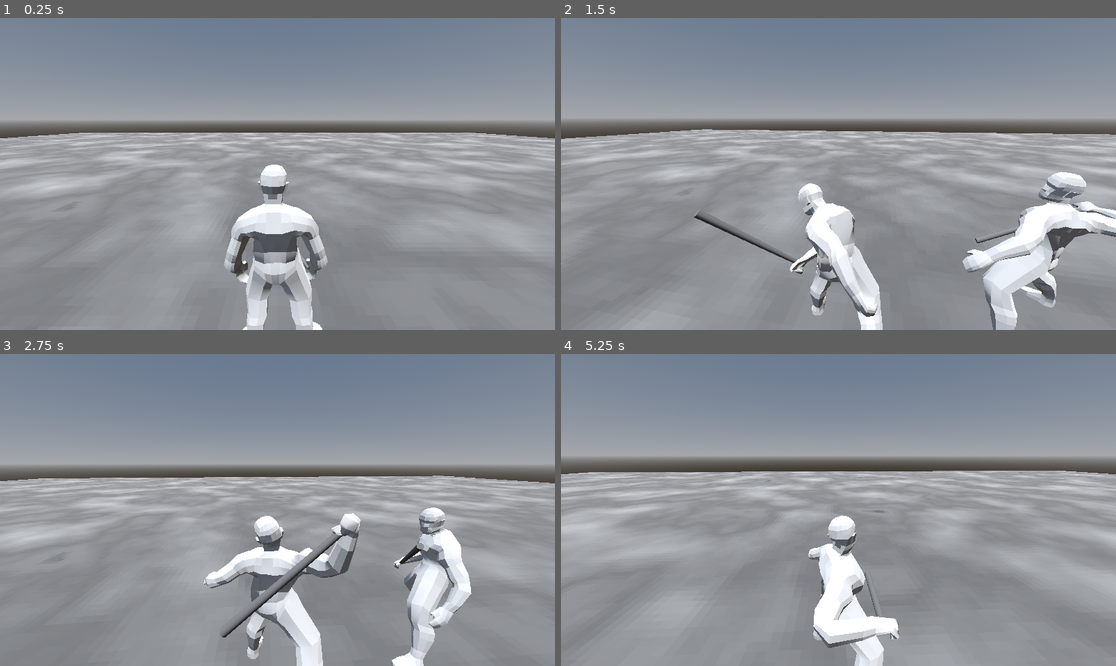
Above: before the commit, frames 1-4 (two rows, left to right).
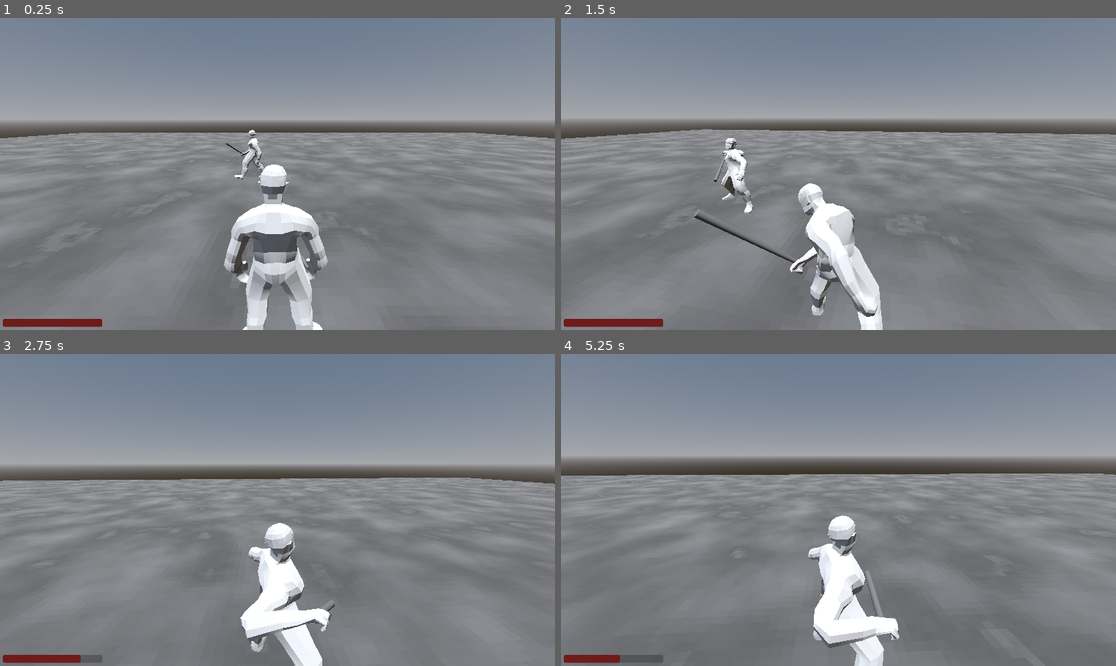
Above: after the commit, the same moments.

Repository: userext122021/godot_rpg_project
Game: Godot game, scene res://main.tscn
Two runs of this game, one before a commit and one after it. Both use one fixed random seed, a clock stepped at 60 frames per second and the inputs below.
Inputs (mouse positions are in pixels of both pictures, inside the frame that each line leads up to):
- Up to frame 1 (0.25 s): no input
- Up to frame 2 (1.5 s): move the mouse to (866, 174) at 0.52 s; press the mouse at (866, 174) at 0.53 s; hold W (move_forward) from 0.53 s (still down); tap Space (jump) at 0.77, 1.07 s; tap Shift (run) at 0.8, 1.35 s; move the mouse to (810, 174) at 1.27 s; release the mouse at (810, 174) at 1.28 s
- Up to frame 3 (2.75 s): keep holding W (move_forward); tap Space (jump) at 1.52, 1.55, 1.82, 2.1 s; move the mouse to (288, 503) at 2.02 s; press the mouse at (288, 503) at 2.03 s
- Up to frame 4 (5.25 s): keep holding W (move_forward); move the mouse to (832, 516) at 2.77 s; release the mouse at (832, 516) at 2.78 s; click (832, 516) at 2.85 s; tap Space (jump) at 3.02, 3.32, 3.77, 3.8, 4.07, 4.52, 4.82 s; tap Shift (run) at 3.05, 4.35 s; move the mouse to (877, 513) at 3.52 s; hold Right mouse button (block) 3.53-4.28 s; move the mouse to (794, 506) at 4.27 s; click (794, 506) at 4.55 s; move the mouse to (844, 510) at 5.02 s; press the mouse at (844, 510) at 5.03 s

The runs differ from the first frame. In frame 1, 26% of the frame differs, in the area x 0-100%, y 35-100%; in frame 2, 30%; in frame 3, 30%; in frame 4, 34%, in the area x 0-100%, y 37-100%.

Commit message:
перенес инвентарь и подбираемые предметы

Diff:
--- a/core/entities/base_entity.gd
+++ b/core/entities/base_entity.gd
@@ -11,6 +11,8 @@
 @export var jump_velocity := 4.5
 @export var rotation_speed:float=3.0
 @export var hp:float=20
+@export var max_hp:float=20
+@export var regen_hp_per_second:float=1.0
 @export var weapon:BaseWeapon
 #@export var detection_radius:float=10.0
 @export var friction:float=100
@@ -185,3 +187,6 @@
 		return
 	weapon=w
 	w.owner_body=self
+
+func regen_hp(delta:float):
+	hp+=regen_hp_per_second*delta
--- a/core/entities/base_player/base_player.gd
+++ b/core/entities/base_player/base_player.gd
@@ -4,6 +4,7 @@
 @export var mouse_sensitivity := 0.002
 
 @onready var camera = $Camera3D
+@onready var inventory:Inventory=$Inventory
 
 func _ready():
 	super._ready()
@@ -62,7 +63,7 @@
 
 	move_and_slide()
 	update_animation()
-
+	regen_hp(delta)
 func die():
 	print("DEBUG: player is dying")
 	queue_free()
--- a/core/entities/base_player/base_player.tscn
+++ b/core/entities/base_player/base_player.tscn
@@ -1,20 +1,14 @@
-[gd_scene load_steps=3 format=3 uid="uid://nfkq1v6rhxve"]
+[gd_scene load_steps=4 format=3 uid="uid://nfkq1v6rhxve"]
 
 [ext_resource type="PackedScene" uid="uid://ddogphajaj252" path="res://core/entities/base_entity.tscn" id="1_svk8i"]
 [ext_resource type="Script" uid="uid://xex5iau2x38" path="res://core/entities/base_player/base_player.gd" id="2_m3cve"]
+[ext_resource type="PackedScene" uid="uid://cv3lor33tvxk7" path="res://core/entities/inventory/inventory.tscn" id="3_x7wun"]
 
 [node name="BasePlayer" instance=ExtResource("1_svk8i")]
 script = ExtResource("2_m3cve")
-mouse_sensitivity = null
-entity_type = null
-speed = null
-walking_speed = null
-running_speed = null
-jump_velocity = null
-rotation_speed = null
-hp = null
-friction = null
-knockingback_interval = null
+mouse_sensitivity = 0.002
 
 [node name="Camera3D" type="Camera3D" parent="." index="2"]
 transform = Transform3D(1, 0, 0, 0, 0.9659259, 0.25881907, 0, -0.25881907, 0.9659258, 0, 2.1000001, 1.4000001)
+
+[node name="Inventory" parent="." index="3" instance=ExtResource("3_x7wun")]
--- /dev/null
+++ b/core/entities/inventory/inventory.gd
@@ -0,0 +1,86 @@
+extends Node
+class_name Inventory
+
+signal item_used(item_name:String)
+
+var items = {} # Формат: {"wood": 10.0}
+var recipes = {} # Формат: {"axe": RecipeData}
+var items_data={}
+
+
+func add_item(item_name: String, amount: float):
+	if items.has(item_name):
+		items[item_name] += amount
+	else:
+		items[item_name] = amount
+
+func add_item_data(data:PickableData):
+	if items_data.has(data.pickable_name):
+		return
+	items_data[data.pickable_name]=data.duplicate()
+
+func remove_item(item_name: String, amount: float):
+	if items.has(item_name):
+		items[item_name] -= amount
+		if items[item_name] <= 0:
+			items.erase(item_name) # Полностью удаляем предмет, если его 0
+
+func get_amount_of(item_name: String) -> float:
+	return items.get(item_name, 0.0)
+
+func get_recipe(recipe_name: String) -> RecipeData:
+	return recipes.get(recipe_name)
+
+func has_item(item_name: String) -> bool:
+	return items.has(item_name) and items[item_name] > 0
+
+func has_recipe(recipe_name: String) -> bool:
+	return recipes.has(recipe_name)
+
+func can_craft(recipe_name: String) -> bool:
+	var recipe = get_recipe(recipe_name)
+	if not recipe: return false
+
+	for ingredient in recipe.ingredients.keys():
+		var required_amount = recipe.ingredients.get(ingredient)
+		if get_amount_of(ingredient) < required_amount:
+			return false
+	return true
+
+func craft(recipe_name: String):
+	if not can_craft(recipe_name):
+		return
+
+	var recipe = get_recipe(recipe_name)
+	# Убираем ресурсы
+	for ingredient in recipe.ingredients.keys():
+		remove_item(ingredient, recipe.ingredients.get(ingredient))
+
+	# Добавляем результат (предполагаем, что в RecipeData есть result_name и result_amount)
+	add_item(recipe.result_name, recipe.result_amount)
+
+
+func add_recipe(recipe_name: String, recipe_data: RecipeData):
+	recipes[recipe_name] = recipe_data
+
+
+func use_item(item_name:String):
+	if not has_item(item_name):
+		return
+	#if items_data.has(item_name):
+	#	var data:PickableData=items_data[item_name]
+	#	if data.is_usable:
+	#		remove_item(item_name,1.0)
+	#		item_used.emit(item_name)
+	item_used.emit(item_name)
+
+func get_item_data(item_name:String) -> PickableData:
+	if items_data.has(item_name):
+		return items_data[item_name]
+	return null
+
+func is_item_usable(item_name:String) -> bool:
+	var d:PickableData=get_item_data(item_name)
+	if not d:
+		return false
+	return d.is_usable
--- /dev/null
+++ b/core/entities/inventory/inventory.tscn
@@ -0,0 +1,6 @@
+[gd_scene load_steps=2 format=3 uid="uid://cv3lor33tvxk7"]
+
+[ext_resource type="Script" uid="uid://cph0jve0if0dx" path="res://core/entities/inventory/inventory.gd" id="1_1frll"]
+
+[node name="Inventory" type="Node"]
+script = ExtResource("1_1frll")
--- /dev/null
+++ b/core/entities/inventory/recipe_data.gd
@@ -0,0 +1,11 @@
+extends Resource
+class_name RecipeData
+
+@export var recipe_name:String
+@export var recipe_result:String
+@export var recipe_result_amount:float
+@export var description:String
+@export var recipe_category:String
+@export var ingredients={}
+@export var result_name:String
+@export var result_amount:float=1.0
--- /dev/null
+++ b/core/entities/stats_data.gd
@@ -0,0 +1,5 @@
+extends Resource
+class_name StatsData
+
+
+@export var hp:float
--- /dev/null
+++ b/core/pickable/base_pickable.gd
@@ -0,0 +1,26 @@
+extends Node3D
+class_name BasePickable
+
+signal item_picked_up(item_name:String,item_category:String,item_amount:float)
+
+@export var pickable_name:String="unknown_item"
+@export var pickable_category:String="unknown_caqtegory"
+@export var radius:float=2.0
+@export var amount:float=1.0
+@export var data:PickableData
+
+func _ready() -> void:
+	$Area3D/CollisionShape3D.shape.radius=radius
+
+
+func _on_area_3d_body_entered(body: Node3D) -> void:
+	if body.has_node("Inventory"):
+		var inv:Inventory=body.get_node("Inventory")
+		inv.add_item(pickable_name,amount)
+		var d=inv.get_item_data(pickable_name)
+		if not d:
+			if data:
+				inv.add_item_data(data.duplicate())
+		item_picked_up.emit(pickable_name,pickable_category,amount)
+		queue_free()
+	pass # Replace with function body.
--- /dev/null
+++ b/core/pickable/base_pickable.tscn
@@ -0,0 +1,24 @@
+[gd_scene load_steps=4 format=3 uid="uid://dyj5ecitscci1"]
+
+[ext_resource type="Script" uid="uid://bqw0rxbkux64a" path="res://core/pickable/base_pickable.gd" id="1_gn1ag"]
+
+[sub_resource type="SphereMesh" id="SphereMesh_q8jy7"]
+radius = 0.2
+height = 0.2
+
+[sub_resource type="SphereShape3D" id="SphereShape3D_gn1ag"]
+
+[node name="BasePickable" type="Node3D"]
+script = ExtResource("1_gn1ag")
+
+[node name="MeshInstance3D" type="MeshInstance3D" parent="."]
+transform = Transform3D(1, 0, 0, 0, 1, 0, 0, 0, 1, 0, 0.4, 0)
+mesh = SubResource("SphereMesh_q8jy7")
+
+[node name="Area3D" type="Area3D" parent="."]
+transform = Transform3D(1, 0, 0, 0, 1, 0, 0, 0, 1, 0, 0.5, 0)
+
+[node name="CollisionShape3D" type="CollisionShape3D" parent="Area3D"]
+shape = SubResource("SphereShape3D_gn1ag")
+
+[connection signal="body_entered" from="Area3D" to="." method="_on_area_3d_body_entered"]
--- /dev/null
+++ b/core/pickable/pickable_data.gd
@@ -0,0 +1,7 @@
+extends Resource
+class_name PickableData
+
+
+@export var pickable_name:String="unknown_pickable"
+@export var pickable_category:String="unknown_pickable_category"
+@export var is_usable:bool=true
--- /dev/null
+++ b/core/ui/ui.gd
@@ -0,0 +1,21 @@
+extends Control
+class_name UI
+
+@onready var hp_progress_bar:ProgressBar=$HpProgressBar
+
+@export var player_body:BasePlayer
+@export var update_interval:float=0.5
+var update_timer:float=0
+
+func update_stats():
+	if not player_body:
+		return
+	hp_progress_bar.max_value=player_body.max_hp
+	hp_progress_bar.value=player_body.hp
+	#print(hp_progress_bar.value)
+
+func _process(delta: float) -> void:
+	update_timer-=delta
+	if update_timer<=0:
+		update_timer=update_interval
+		update_stats()
--- /dev/null
+++ b/core/ui/ui.tscn
@@ -0,0 +1,34 @@
+[gd_scene load_steps=3 format=3 uid="uid://cbdnrebmqak8t"]
+
+[ext_resource type="Script" uid="uid://cm11qdgfocw7v" path="res://core/ui/ui.gd" id="1_gje2l"]
+
+[sub_resource type="StyleBoxFlat" id="StyleBoxFlat_gje2l"]
+content_margin_left = 2.0
+content_margin_top = 2.0
+content_margin_right = 2.0
+content_margin_bottom = 2.0
+bg_color = Color(0.43, 0.1075, 0.1075, 1)
+corner_radius_top_left = 6
+corner_radius_top_right = 6
+corner_radius_bottom_right = 6
+corner_radius_bottom_left = 6
+corner_detail = 6
+
+[node name="Ui" type="Control"]
+layout_mode = 3
+anchors_preset = 15
+anchor_right = 1.0
+anchor_bottom = 1.0
+grow_horizontal = 2
+grow_vertical = 2
+mouse_filter = 2
+script = ExtResource("1_gje2l")
+
+[node name="HpProgressBar" type="ProgressBar" parent="."]
+layout_mode = 0
+offset_left = 10.0
+offset_top = 1042.0
+offset_right = 354.0
+offset_bottom = 1069.0
+theme_override_styles/fill = SubResource("StyleBoxFlat_gje2l")
+show_percentage = false
--- a/main.tscn
+++ b/main.tscn
@@ -1,7 +1,7 @@
 [gd_scene load_steps=2 format=3 uid="uid://dvvaed3c54v03"]
 
-[ext_resource type="PackedScene" uid="uid://do0f58y8blt0p" path="res://test/test_animation_scene/test_animation_scene.tscn" id="1_ig7tw"]
+[ext_resource type="PackedScene" uid="uid://b2adely2apded" path="res://test/test_items_scene/test_items.tscn" id="1_ig7tw"]
 
 [node name="Main" type="Node"]
 
-[node name="TestAnimationScene" parent="." instance=ExtResource("1_ig7tw")]
+[node name="TestItems" parent="." instance=ExtResource("1_ig7tw")]
--- a/test/base_test_scene/base_test_scene.tscn
+++ b/test/base_test_scene/base_test_scene.tscn
@@ -12,8 +12,21 @@
 [sub_resource type="BoxShape3D" id="BoxShape3D_v8gnx"]
 size = Vector3(64, 1, 64)
 
+[sub_resource type="Gradient" id="Gradient_j7gk0"]
+offsets = PackedFloat32Array(0, 0.15333334, 0.25833333, 1)
+colors = PackedColorArray(0.52312034, 0.5231203, 0.5231203, 1, 0.8473985, 0.8473985, 0.8473985, 1, 0.6887842, 0.6887842, 0.6887842, 1, 1, 1, 1, 1)
+
+[sub_resource type="FastNoiseLite" id="FastNoiseLite_6n7t7"]
+frequency = 0.0468
+
+[sub_resource type="NoiseTexture2D" id="NoiseTexture2D_nexbu"]
+noise = SubResource("FastNoiseLite_6n7t7")
+color_ramp = SubResource("Gradient_j7gk0")
+
 [sub_resource type="StandardMaterial3D" id="StandardMaterial3D_2k6v7"]
 albedo_color = Color(0.52906674, 0.5290667, 0.5290667, 1)
+albedo_texture = SubResource("NoiseTexture2D_nexbu")
+texture_filter = 0
 
 [sub_resource type="PlaneMesh" id="PlaneMesh_4ojrk"]
 material = SubResource("StandardMaterial3D_2k6v7")
--- /dev/null
+++ b/test/base_test_scene/test_enemy.gd
@@ -0,0 +1,2 @@
+extends BaseAnimatedEnemy
+class_name TestEnemy
--- /dev/null
+++ b/test/base_test_scene/test_enemy.tscn
@@ -0,0 +1,22 @@
+[gd_scene load_steps=4 format=3 uid="uid://eymq1jqda0gp"]
+
+[ext_resource type="PackedScene" uid="uid://br81vh3plelkt" path="res://core/entities/base_enemy/base_animated_enemy.tscn" id="1_jr8kd"]
+[ext_resource type="PackedScene" uid="uid://cf11hx406ss10" path="res://core/weapon/base_weapon.tscn" id="2_53dad"]
+[ext_resource type="Script" uid="uid://cviro3hvlwm4c" path="res://test/base_test_scene/test_enemy.gd" id="2_m562m"]
+
+[node name="TestEnemy" node_paths=PackedStringArray("weapon") instance=ExtResource("1_jr8kd")]
+collision_layer = 4
+script = ExtResource("2_m562m")
+weapon = NodePath("base_character/Armature/Skeleton3D/mixamorig_RightHandIndex1/weapon_marker/BaseWeapon")
+
+[node name="Area3D" parent="." index="2"]
+collision_mask = 2
+
+[node name="BaseWeapon" parent="base_character/Armature/Skeleton3D/mixamorig_RightHandIndex1/weapon_marker" index="0" instance=ExtResource("2_53dad")]
+transform = Transform3D(-1, -3.7338975e-08, -8.742278e-08, -3.733896e-08, 1, -1.3411046e-07, 8.742278e-08, -1.3411046e-07, -1, 0, 0, 0)
+
+[node name="RayCast3D" parent="base_character/Armature/Skeleton3D/mixamorig_RightHandIndex1/weapon_marker/BaseWeapon" index="0"]
+collision_mask = 2
+
+[editable path="base_character"]
+[editable path="base_character/Armature/Skeleton3D/mixamorig_RightHandIndex1/weapon_marker/BaseWeapon"]
--- /dev/null
+++ b/test/base_test_scene/test_player.tscn
@@ -0,0 +1,23 @@
+[gd_scene load_steps=4 format=3 uid="uid://7dnsn55do1h5"]
+
+[ext_resource type="PackedScene" uid="uid://e44ntu6ugu38" path="res://core/entities/base_player/base_animated_player.tscn" id="1_kw3ox"]
+[ext_resource type="PackedScene" uid="uid://cf11hx406ss10" path="res://core/weapon/base_weapon.tscn" id="2_mvldb"]
+[ext_resource type="PackedScene" uid="uid://cbdnrebmqak8t" path="res://core/ui/ui.tscn" id="3_mvldb"]
+
+[node name="TestPlayer" node_paths=PackedStringArray("weapon") instance=ExtResource("1_kw3ox")]
+collision_layer = 2
+collision_mask = 7
+weapon = NodePath("base_character/Armature/Skeleton3D/mixamorig_RightHandIndex1/weapon_marker/BaseWeapon")
+
+[node name="BaseWeapon" parent="base_character/Armature/Skeleton3D/mixamorig_RightHandIndex1/weapon_marker" index="0" instance=ExtResource("2_mvldb")]
+transform = Transform3D(-1, -3.7338975e-08, -8.742278e-08, -3.733896e-08, 1, -1.3411046e-07, 8.742278e-08, -1.3411048e-07, -1, 0, 0, 0)
+knockback_force = 25.0
+
+[node name="RayCast3D" parent="base_character/Armature/Skeleton3D/mixamorig_RightHandIndex1/weapon_marker/BaseWeapon" index="0"]
+collision_mask = 4
+
+[node name="Ui" parent="." index="5" node_paths=PackedStringArray("player_body") instance=ExtResource("3_mvldb")]
+player_body = NodePath("..")
+
+[editable path="base_character"]
+[editable path="base_character/Armature/Skeleton3D/mixamorig_RightHandIndex1/weapon_marker/BaseWeapon"]
--- a/test/test_animation_scene/test_animation_scene.gd
+++ b/test/test_animation_scene/test_animation_scene.gd
@@ -5,7 +5,7 @@
 @export var enemy_scene:PackedScene
 var timer:float=0
 var max_time:float=15
-@onready var player:BasePlayer=$BaseAnimatedPlayer
+@onready var player:BasePlayer=$TestPlayer
 
 func _ready() -> void:
 	player.tree_exited.connect(on_player_died)
--- a/test/test_animation_scene/test_animation_scene.tscn
+++ b/test/test_animation_scene/test_animation_scene.tscn
@@ -1,10 +1,9 @@
-[gd_scene load_steps=10 format=3 uid="uid://do0f58y8blt0p"]
+[gd_scene load_steps=9 format=3 uid="uid://do0f58y8blt0p"]
 
 [ext_resource type="PackedScene" uid="uid://6hs4q7gqlkvo" path="res://test/base_test_scene/base_test_scene.tscn" id="1_f6vpg"]
 [ext_resource type="Script" uid="uid://f14gilwqkyy0" path="res://test/test_animation_scene/test_animation_scene.gd" id="2_wmu0b"]
-[ext_resource type="PackedScene" uid="uid://e44ntu6ugu38" path="res://core/entities/base_player/base_animated_player.tscn" id="2_yrhin"]
-[ext_resource type="PackedScene" uid="uid://cf11hx406ss10" path="res://core/weapon/base_weapon.tscn" id="3_wbqyu"]
 [ext_resource type="PackedScene" uid="uid://cayaf0kklgoai" path="res://test/test_animation_scene/enemy.tscn" id="3_wmu0b"]
+[ext_resource type="PackedScene" uid="uid://7dnsn55do1h5" path="res://test/base_test_scene/test_player.tscn" id="5_wmu0b"]
 
 [sub_resource type="Gradient" id="Gradient_wmu0b"]
 offsets = PackedFloat32Array(0, 0.11486486, 0.21114865, 0.375, 1)
@@ -29,105 +28,4 @@
 [node name="MeshInstance3D" parent="Ground" index="1"]
 surface_material_override/0 = SubResource("StandardMaterial3D_lw8du")
 
-[node name="BaseAnimatedPlayer" parent="." index="3" node_paths=PackedStringArray("weapon") instance=ExtResource("2_yrhin")]
-collision_layer = 2
-collision_mask = 7
-mouse_sensitivity = 0.002
-entity_type = "unknown"
-speed = 5.0
-walking_speed = 5.0
-running_speed = 15.0
-jump_velocity = 4.5
-rotation_speed = 3.0
-hp = 20.0
-weapon = NodePath("base_character/Armature/Skeleton3D/mixamorig_RightHandIndex1/weapon_marker/BaseWeapon")
-friction = 100.0
-knockingback_interval = 0.2
-
-[node name="Skeleton3D" parent="BaseAnimatedPlayer/base_character/Armature" index="0"]
-bones/0/position = Vector3(2.1193223, -1.6928909, -94.701126)
-bones/0/rotation = Quaternion(-0.6024668, -0.26686946, 0.3314511, 0.6752441)
-bones/1/position = Vector3(3.5762787e-07, 7.866893, -0.7244017)
-bones/1/rotation = Quaternion(0.049354274, 0.026669623, -0.013331742, 0.99833626)
-bones/2/position = Vector3(-6.589107e-07, 9.216893, -1.9799922e-06)
-bones/2/rotation = Quaternion(0.051304262, 0.053406127, -0.029988142, 0.99680316)
-bones/3/position = Vector3(-2.9802322e-07, 10.533492, 1.3113024e-06)
-bones/3/rotation = Quaternion(-0.05184936, 0.056225035, -0.024237163, 0.9967763)
-bones/4/position = Vector3(1.1920929e-06, 11.850198, 1.9907404e-06)
-bones/4/rotation = Quaternion(0.06569276, 0.0815937, 0.0030925565, 0.9944936)
-bones/5/rotation = Quaternion(-0.04159439, 0.19943745, -0.037356902, 0.9783144)
-bones/7/position = Vector3(7.2004, 9.197992, -0.25119996)
-bones/7/rotation = Quaternion(-0.6572468, -0.32230148, 0.52587163, -0.43313682)
-bones/8/position = Vector3(-2.3989935e-06, 15.086298, 1.4256321e-05)
-bones/8/rotation = Quaternion(0.21632078, -0.07535213, 0.016993681, 0.9732619)
-bones/9/position = Vector3(2.0506347e-07, 31.637112, -5.735216e-06)
-bones/9/rotation = Quaternion(0.10488355, -0.1590558, 0.23654045, 0.95275885)
-bones/10/position = Vector3(2.1800356e-06, 31.4241, 2.1063952e-06)
-bones/10/rotation = Quaternion(-0.05601367, 0.0028014656, 0.028142892, 0.9980294)
-bones/11/position = Vector3(-3.5664978, 0.78050166, 9.041811e-06)
-bones/11/rotation = Quaternion(0.06625938, 0.37897274, 0.10425027, 0.91712666)
-bones/12/position = Vector3(-1.2548934, 2.6374037, -6.8002864e-06)
-bones/12/rotation = Quaternion(0.08130031, -0.08387656, 0.18880336, 0.9750427)
-bones/13/position = Vector3(0.16870253, 3.3195064, 8.163991e-06)
-bones/13/rotation = Quaternion(0.03002529, -0.026049389, 0.15773018, 0.9866819)
-bones/14/position = Vector3(1.0862005, 1.8507998, -2.7418146e-06)
-bones/15/position = Vector3(2.1319054e-06, 3.5500026, -0.007994572)
-bones/15/rotation = Quaternion(0.0050449264, -0.007626952, 0.048308037, 0.9987907)
-bones/16/position = Vector3(-0.01929948, 5.672502, -2.4764272e-06)
-bones/16/rotation = Quaternion(0.04012464, 0.0012738202, 0.0016303413, 0.99919254)
-bones/17/position = Vector3(0.019903135, 4.5617013, -3.7433892e-06)
-bones/17/rotation = Quaternion(0.06606379, 0.0004350157, -0.0048168525, 0.99780375)
-bones/18/position = Vector3(-0.00060587004, 3.1573977, 2.029541e-06)
-bones/19/position = Vector3(-7.200394, 9.196695, -0.23739782)
-bones/19/rotation = Quaternion(0.6764827, -0.2789368, 0.48289824, 0.48101437)
-bones/20/position = Vector3(-5.1141825e-07, 15.086309, 1.0370377e-05)
-bones/20/rotation = Quaternion(0.25974402, 0.13598992, 0.28988475, 0.911047)
-bones/21/position = Vector3(-1.5479245e-07, 31.611696, 3.6474466e-07)
-bones/21/rotation = Quaternion(0.11788784, 0.09933813, -0.39093202, 0.90741754)
-bones/22/position = Vector3(1.6550756e-06, 31.376385, 3.7831987e-06)
-bones/22/rotation = Quaternion(0.089749455, -0.0005403276, -0.29828584, 0.9502476)
-bones/23/position = Vector3(3.5504076, 1.2562943, 4.0587265e-06)
-bones/23/rotation = Quaternion(0.027588062, -0.6184083, -0.22754243, 0.75168777)
-bones/24/position = Vector3(1.0612965, 2.8197954, 1.4777561e-07)
-bones/24/rotation = Quaternion(0.07106736, 0.08848803, -0.12843792, 0.985202)
-bones/25/position = Vector3(-0.23231165, 3.1790018, -4.9504542e-06)
-bones/25/rotation = Quaternion(0.11667451, 0.051023263, 0.12441284, 0.984025)
-bones/26/position = Vector3(-0.82900214, 1.9696963, 5.6624413e-06)
-bones/27/position = Vector3(5.2096425e-07, 4.0050917, -0.0038803061)
-bones/27/rotation = Quaternion(0.32065856, -0.07091849, -0.010498399, 0.9444779)
-bones/28/position = Vector3(0.023097, 5.576203, 7.96411e-06)
-bones/28/rotation = Quaternion(0.56479603, -0.026729874, 0.03439892, 0.82407993)
-bones/29/position = Vector3(-0.013394803, 4.521493, -5.4284924e-06)
-bones/29/rotation = Quaternion(0.51574045, -0.015777107, 0.0341292, 0.8559194)
-bones/30/position = Vector3(-0.009698242, 3.1917036, 4.367248e-07)
-bones/31/position = Vector3(9.913303, -4.3482046, 2.1803987)
-bones/31/rotation = Quaternion(0.3534985, 0.4282978, 0.800103, -0.22679317)
-bones/32/position = Vector3(-1.2631442e-06, 41.955605, 4.2706424e-06)
-bones/32/rotation = Quaternion(-0.39385685, 0.1713512, -0.049515948, 0.9017005)
-bones/33/position = Vector3(1.2997855e-06, 46.06831, -3.7223672e-06)
-bones/33/rotation = Quaternion(0.4514769, -0.0351189, -0.01263322, 0.891502)
-bones/34/position = Vector3(-2.5100271e-06, 20.828716, -4.1170924e-06)
-bones/34/rotation = Quaternion(0.30331606, -0.12014522, -0.0045546247, 0.9452745)
-bones/36/rotation = Quaternion(-0.045650396, 0.29530838, 0.9193343, 0.25599536)
-bones/37/position = Vector3(4.3762284e-06, 41.96052, -1.4226547e-06)
-bones/37/rotation = Quaternion(-0.4751097, -0.03305617, -0.03260586, 0.87870073)
-bones/38/position = Vector3(-3.131147e-06, 46.112206, -8.9281684e-08)
-bones/38/rotation = Quaternion(0.655601, 0.0614613, 0.13610609, 0.7401925)
-bones/39/position = Vector3(-1.6702943e-06, 21.01266, 3.5650828e-07)
-bones/39/rotation = Quaternion(0.28272507, 0.1491671, -0.01636644, 0.94739)
-
-[node name="mixamorig_RightHandIndex1" parent="BaseAnimatedPlayer/base_character/Armature/Skeleton3D" index="0"]
-transform = Transform3D(0.061996963, -0.06335586, 0.9960636, 0.5336259, 0.8454703, 0.020563513, -0.8434447, 0.53025043, 0.08622514, -52.390953, -17.064268, -74.53943)
-
-[node name="BaseWeapon" parent="BaseAnimatedPlayer/base_character/Armature/Skeleton3D/mixamorig_RightHandIndex1/weapon_marker" index="0" instance=ExtResource("3_wbqyu")]
-transform = Transform3D(-1, -3.733896e-08, 8.742278e-08, -3.7338975e-08, 1, -1.3411045e-07, -8.7422784e-08, -1.3411048e-07, -1, 0, 0, 0)
-preparing_interval = 0.58
-attacking_interval = 0.08
-cooldown_interval = 1.04
-
-[node name="RayCast3D" parent="BaseAnimatedPlayer/base_character/Armature/Skeleton3D/mixamorig_RightHandIndex1/weapon_marker/BaseWeapon" index="0"]
-collision_mask = 4
-
-[editable path="BaseAnimatedPlayer"]
-[editable path="BaseAnimatedPlayer/base_character"]
-[editable path="BaseAnimatedPlayer/base_character/Armature/Skeleton3D/mixamorig_RightHandIndex1/weapon_marker/BaseWeapon"]
+[node name="TestPlayer" parent="." index="3" instance=ExtResource("5_wmu0b")]
--- /dev/null
+++ b/test/test_items_scene/test_items.tscn
@@ -0,0 +1,22 @@
+[gd_scene load_steps=5 format=3 uid="uid://b2adely2apded"]
+
+[ext_resource type="PackedScene" uid="uid://6hs4q7gqlkvo" path="res://test/base_test_scene/base_test_scene.tscn" id="1_qlksl"]
+[ext_resource type="PackedScene" uid="uid://7dnsn55do1h5" path="res://test/base_test_scene/test_player.tscn" id="2_sco65"]
+[ext_resource type="PackedScene" uid="uid://eymq1jqda0gp" path="res://test/base_test_scene/test_enemy.tscn" id="3_7h3be"]
+[ext_resource type="PackedScene" uid="uid://dyj5ecitscci1" path="res://core/pickable/base_pickable.tscn" id="4_nd3ui"]
+
+[node name="TestItems" instance=ExtResource("1_qlksl")]
+
+[node name="TestPlayer" parent="." index="3" instance=ExtResource("2_sco65")]
+
+[node name="TestEnemy" parent="." index="4" instance=ExtResource("3_7h3be")]
+transform = Transform3D(1, 0, 0, 0, 1, 0, 0, 0, 1, 0, 0, -5)
+
+[node name="BasePickable" parent="." index="5" instance=ExtResource("4_nd3ui")]
+transform = Transform3D(1, 0, 0, 0, 1, 0, 0, 0, 1, 3, 0, 0)
+
+[node name="Area3D" parent="BasePickable" index="1"]
+collision_layer = 8
+collision_mask = 2
+
+[editable path="BasePickable"]
Not shown, added: core/entities/inventory/inventory.gd.uid
Not shown, added: core/entities/inventory/recipe_data.gd.uid
Not shown, added: core/entities/stats_data.gd.uid
Not shown, added: core/pickable/base_pickable.gd.uid
Not shown, added: core/pickable/pickable_data.gd.uid
Not shown, added: core/ui/ui.gd.uid
Not shown: 1 places in test/base_test_scene/base_test_scene.tscn that only renumber resources
Not shown, added: test/base_test_scene/test_enemy.gd.uid
